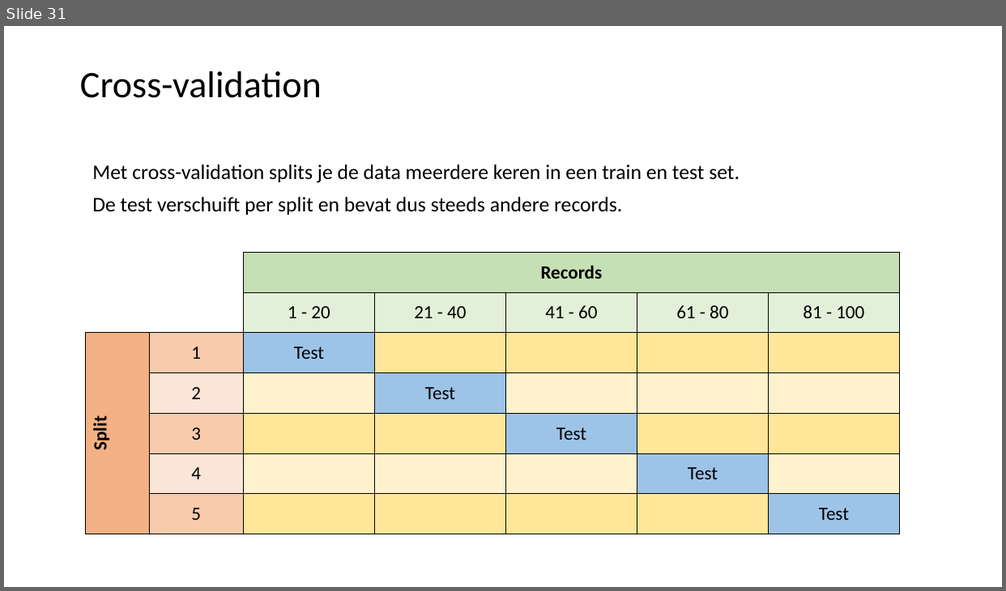
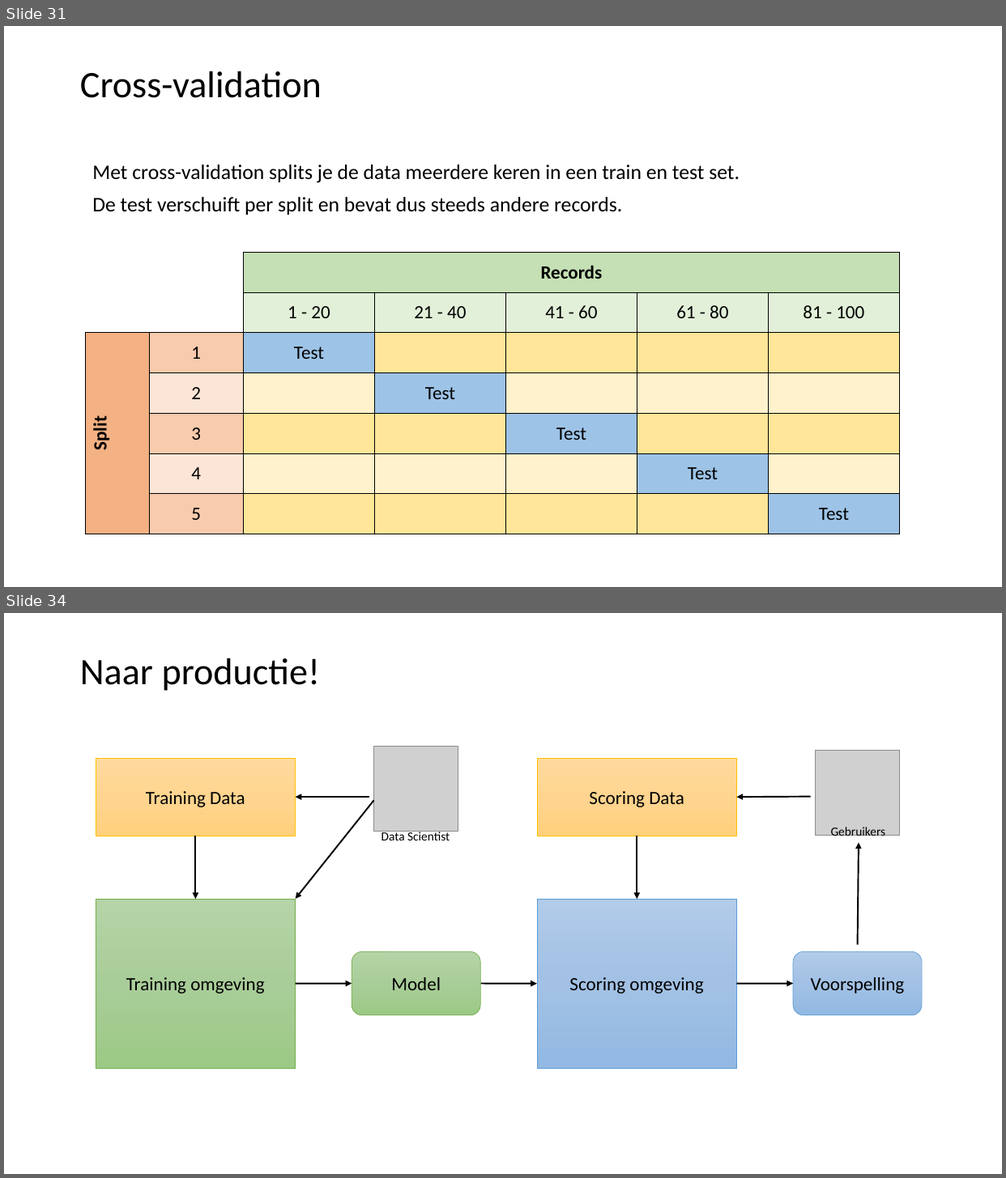
Before and after one commit to LFKoning/knowledge-sharing, a slide deck: python_trainees/4_scikit_learn/python_traineeship_4.pptx. Shown one above the other, each under a label of ours: slide 31 before the commit, slides 31 and 34 after it; the slides between them are not shown. The pictures are 1006x591 and 1006x1178 pixels, drawn with LibreOffice and Linux fonts; fonts in the diff are those of the drawing; grey boxes stand for pictures. Boxes give left, top, right and bottom in pixels: in the first picture for what was removed or moved away, otherwise in the second. Text is boxed around its words. In the diff, an @@ line names an element or a change of style, - is before the commit and + after.

```diff
--- a/python_trainees/4_scikit_learn/python_traineeship_4.pptx
+++ b/python_trainees/4_scikit_learn/python_traineeship_4.pptx
@@ slide 34 added at (4,613,1002,1174), background #FFFFFF @@
@@ title added at (80,658,321,691), 36 pt, text #000000 @@
+Naar productie!
@@ rectangle added at (96,758,296,836), fill gradient #FFDB9E to #FFD590 to #FFD07C, outline #FFC000 0.5 pt, 18 pt, text #000000 @@
+Training Data
@@ picture added at (374,747,458,831) @@
@@ rectangle added at (537,758,737,836), fill gradient #FFDB9E to #FFD590 to #FFD07C, outline #FFC000 0.5 pt, 18 pt, text #000000 @@
+Scoring Data
@@ picture added at (816,751,900,835) @@
@@ arrow added from (369, 797) to (296, 797), #000000 1.5 pt @@
@@ arrow added from (374, 800) to (296, 899), #000000 1.5 pt @@
@@ arrow added from (810, 796) to (737, 797), #000000 1.5 pt @@
@@ text added at (381,830,450,841), 12 pt, text #000000 @@
+Data Scientist
@@ text added at (831,827,886,840), 12 pt, text #000000 @@
+Gebruikers
@@ arrow added from (196, 836) to (196, 899), #000000 1.5 pt @@
@@ arrow added from (637, 836) to (637, 899), #000000 1.5 pt @@
@@ arrow added from (858, 944) to (859, 843), #000000 1.5 pt @@
@@ rectangle added at (96,899,296,1068), fill gradient #B5D5A7 to #AACE9A to #9CC987, outline #70AD47 0.5 pt, 18 pt, text #000000 @@
+Training omgeving
@@ rectangle added at (537,899,737,1068), fill gradient #B1CBE9 to #A3C1E5 to #93B9E4, outline #5B9BD5 0.5 pt, 18 pt, text #000000 @@
+Scoring omgeving
@@ rounded rectangle added at (352,952,481,1016), fill gradient #B5D5A7 to #AACE9A to #9CC987, outline #70AD47 0.5 pt, 18 pt, text #000000 @@
+Model
@@ rounded rectangle added at (793,952,922,1016), fill gradient #B1CBE9 to #A3C1E5 to #93B9E4, outline #5B9BD5 0.5 pt, 18 pt, text #000000 @@
+Voorspelling
@@ arrow added from (296, 983) to (352, 983), #000000 1.5 pt @@
@@ arrow added from (481, 983) to (537, 983), #000000 1.5 pt @@
@@ arrow added from (737, 983) to (793, 983), #000000 1.5 pt @@
```
Also in this commit, not shown: 4 slides changed, 10 other slides added, 1 slide removed, 3 other files.
